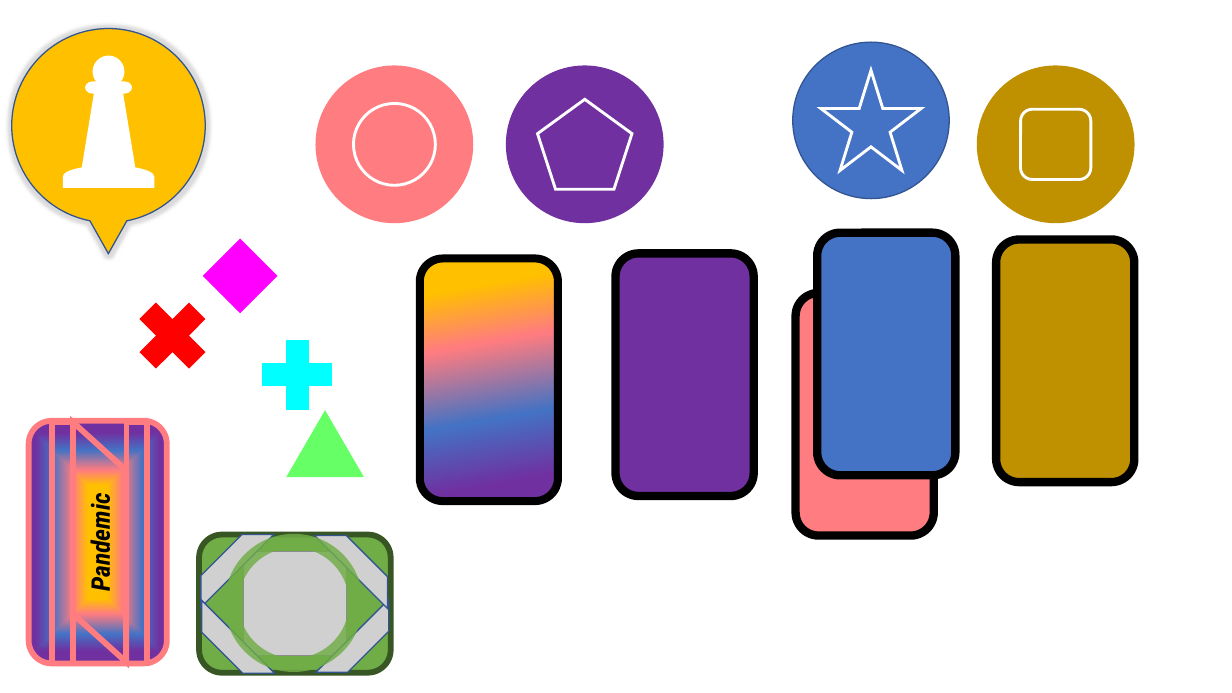
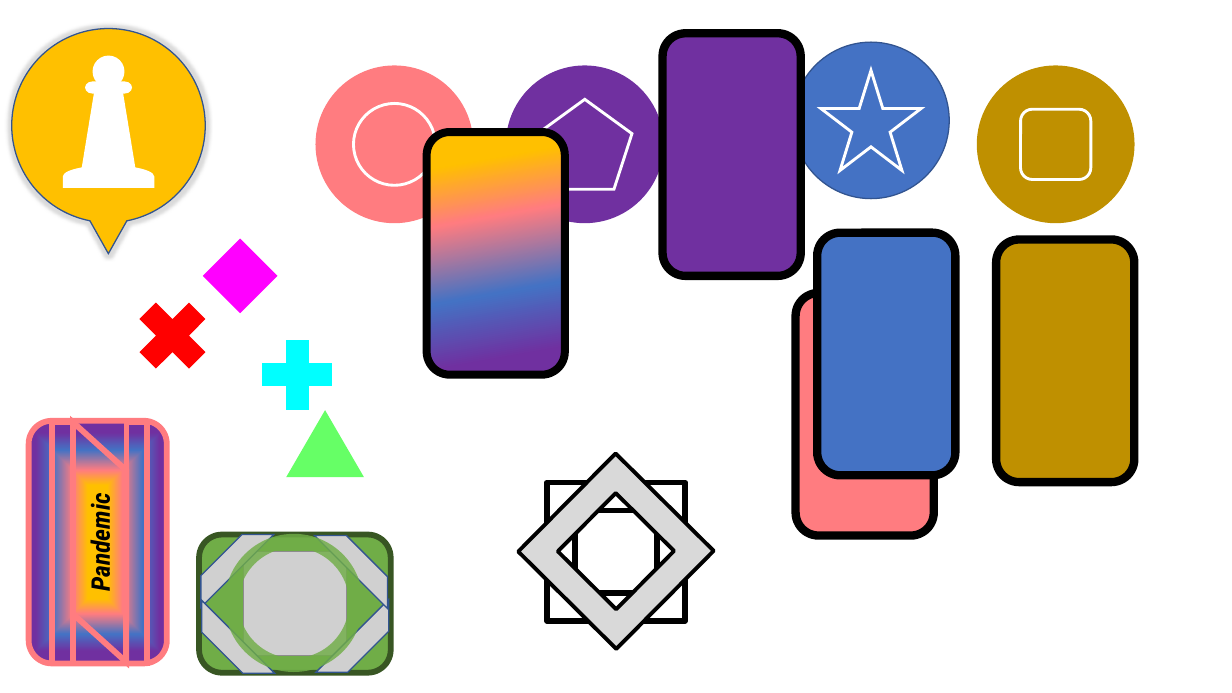
Before and after one commit to ru04ru041989/Project-game-Pandemic, a slide deck: slide 1 of New folder/img/player pawn design.pptx. Drawn at 1232x693 pixels with LibreOffice and Linux fonts; fonts in the diff are those of the drawing; grey boxes stand for pictures. Boxes give left, top, right and bottom in pixels: in the first picture for what was removed or moved away, otherwise in the second. Text is boxed around its words. In the diff, an @@ line names an element or a change of style, - is before the commit and + after.

```diff
--- a/New folder/img/player pawn design.pptx
+++ b/New folder/img/player pawn design.pptx
@@ rounded rectangle: place and size @@
-rounded rectangle at (616,254,755,497)
+rounded rectangle at (662,33,801,276)
@@ rounded rectangle: place and size @@
-rounded rectangle at (420,258,559,501)
+rounded rectangle at (427,132,565,375)
@@ frame added at (518,454,714,650), fill #D9D9D9, outline #000000 3 pt @@
@@ frame added at (547,482,686,621), fill #FFFFFF, outline #000000 4.5 pt @@
```
Also in this commit, not shown: 5 other files.
